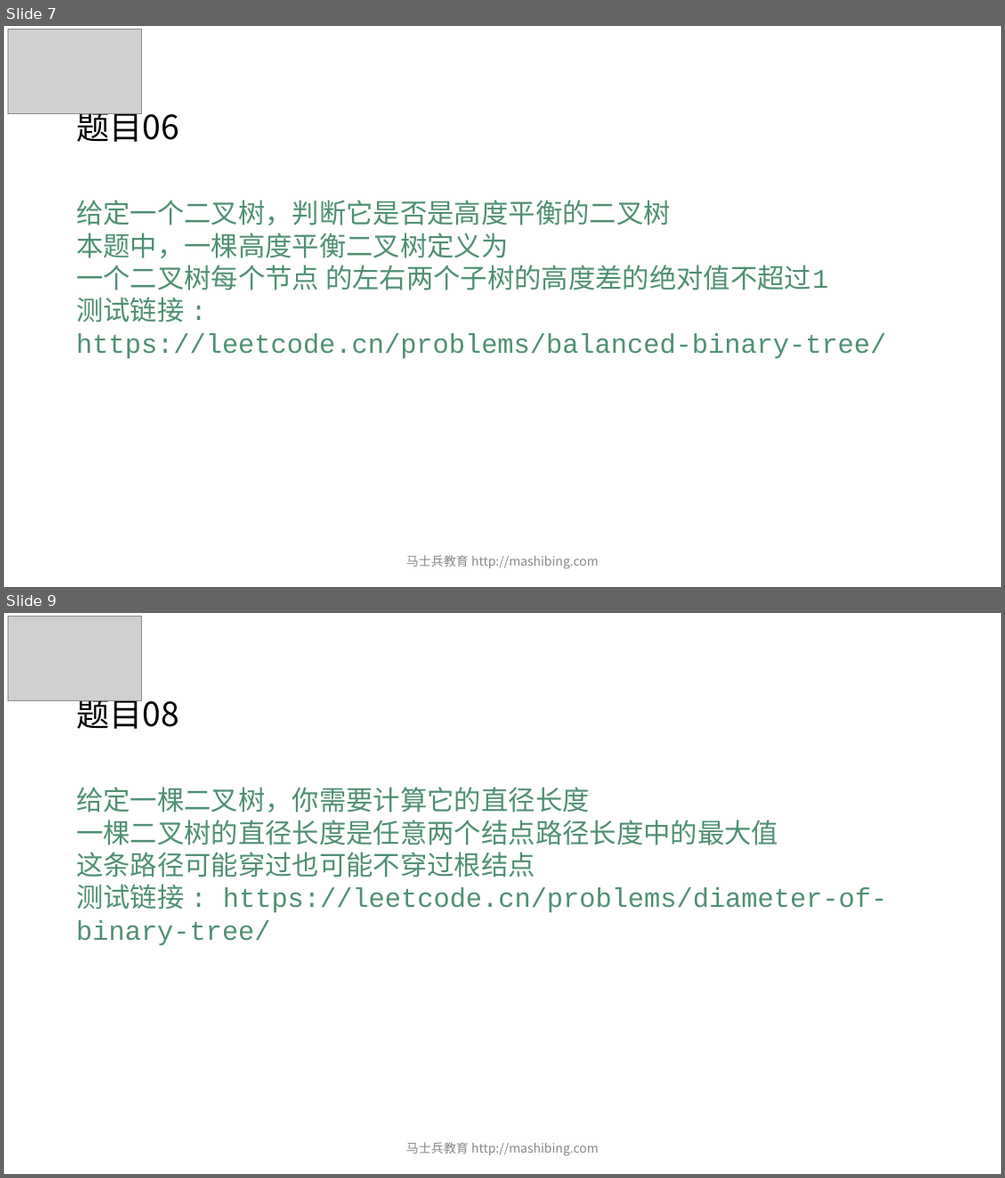
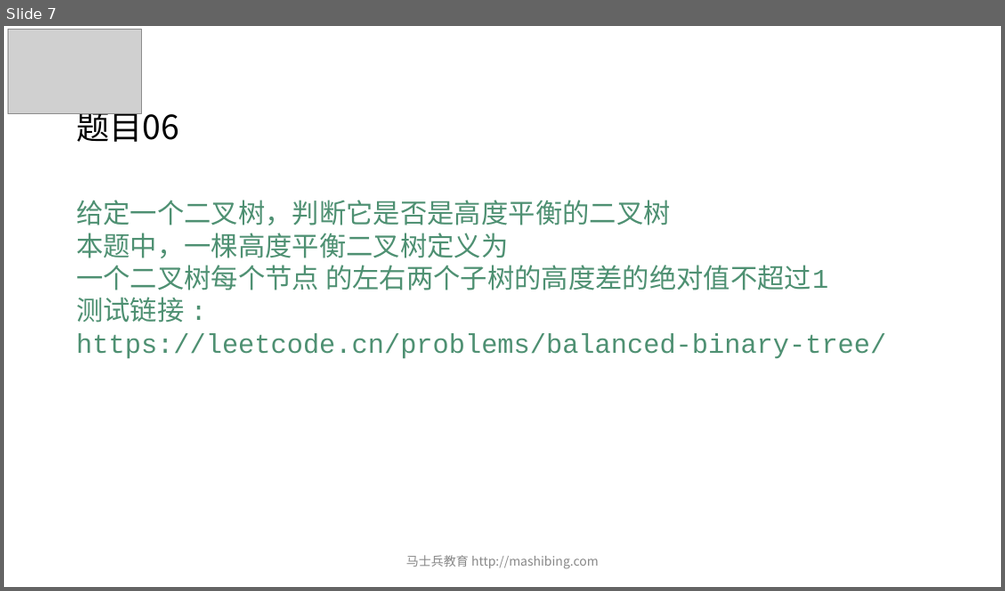
Before and after one commit to algorithmzuo/mca-algorithm-problems, a slide deck: 第03期/课堂ppt/powerpoint/第03节.pptx. Shown one above the other, each under a label of ours: slides 7 and 9 before the commit, slide 7 after it; the slides between them are not shown. The pictures are 1005x1178 and 1005x591 pixels, drawn with LibreOffice and Linux fonts; fonts in the diff are those of the drawing; grey boxes stand for pictures. Boxes give left, top, right and bottom in pixels: in the first picture for what was removed or moved away, otherwise in the second. Text is boxed around its words. In the diff, an @@ line names an element or a change of style, - is before the commit and + after.

```diff
--- a/第03期/课堂ppt/powerpoint/第03节.pptx
+++ b/第03期/课堂ppt/powerpoint/第03节.pptx
@@ slide 9 removed at box(4, 613, 1001, 1174), background #FFFFFF @@
@@ picture removed at box(8, 616, 142, 701) @@
@@ title removed at box(76, 692, 179, 729) @@
-题目08
@@ text removed at box(76, 787, 887, 946) @@
-给定一棵二叉树，你需要计算它的直径长度
-一棵二叉树的直径长度是任意两个结点路径长度中的最大值
-这条路径可能穿过也可能不穿过根结点
-测试链接 : https://leetcode.cn/problems/diameter-of-binary-tree/
@@ text removed at box(406, 1142, 599, 1156) @@
-马士兵教育 http://mashibing.com
```
Also in this commit, not shown: 2 other slides removed, 12 other files.
